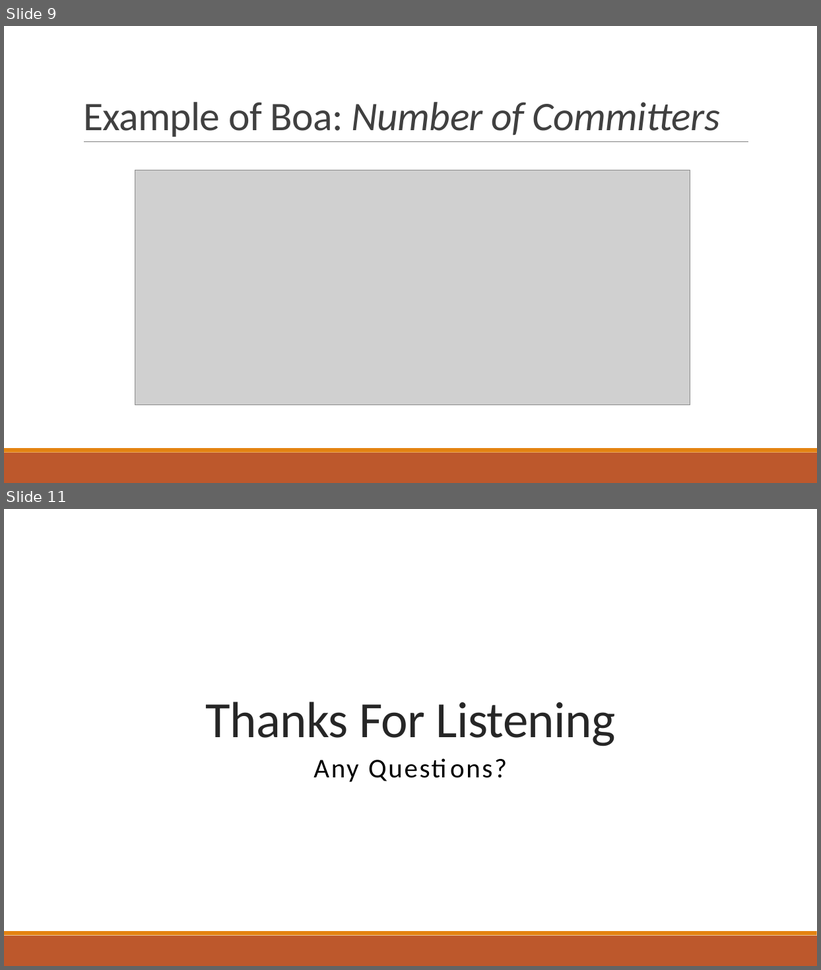
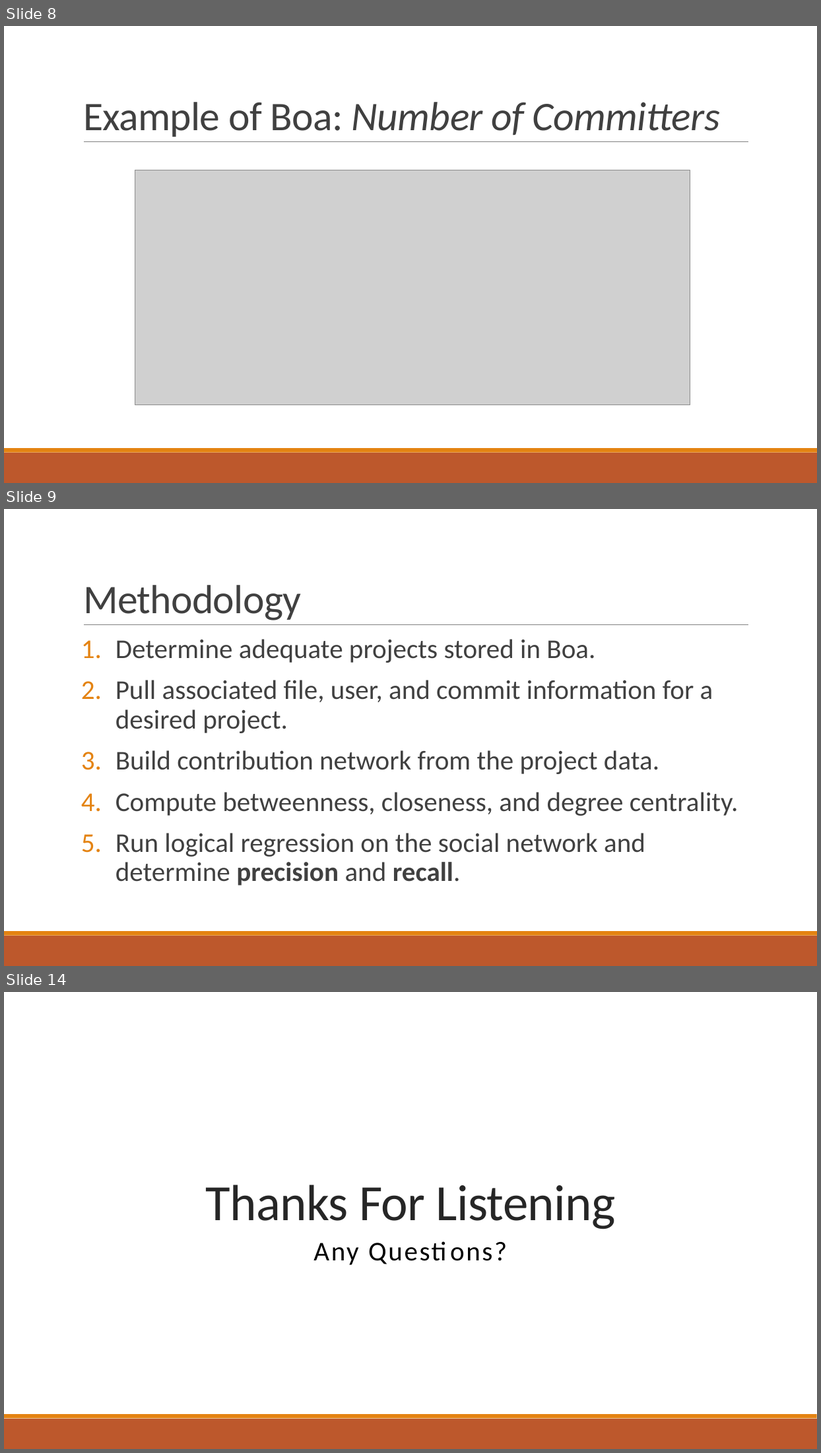
Before and after one commit to bmuscede/NetworkMine, a slide deck: Final-Presentation/Presentation.pptx. Shown one above the other, each under a label of ours: slides 9 and 11 before the commit, slides 8, 9 and 14 after it; the slides between them are not shown. The pictures are 821x970 and 821x1453 pixels, drawn with LibreOffice and Linux fonts; fonts in the diff are those of the drawing; grey boxes stand for pictures; background and template pictures are left out. Boxes give left, top, right and bottom in pixels: in the first picture for what was removed or moved away, otherwise in the second. Text is boxed around its words. In the diff, an @@ line names an element or a change of style, - is before the commit and + after.

```diff
--- a/Final-Presentation/Presentation.pptx
+++ b/Final-Presentation/Presentation.pptx
@@ slide 9 added at [4, 509, 817, 966], background #FFFFFF; not listed: 3 template elements that a slide beside it also shows @@
@@ title added at [83, 585, 301, 621], 48 pt, text #404040 @@
+Methodology
@@ text added at [116, 639, 739, 886], 32 pt, text #404040 @@
+1. Determine adequate projects stored in Boa.
+2. Pull associated file, user, and commit information for a desired project.
+3. Build contribution network from the project data.
+4. Compute betweenness, closeness, and degree centrality.
+5. Run logical regression on the social network and determine precision and recall.
@@ what was slide 9 is now slide 8 @@
@@ what was slide 11 is now slide 14 @@
```
Also in this commit, not shown: 2 slides changed, 4 other slides added, 2 slides removed.
